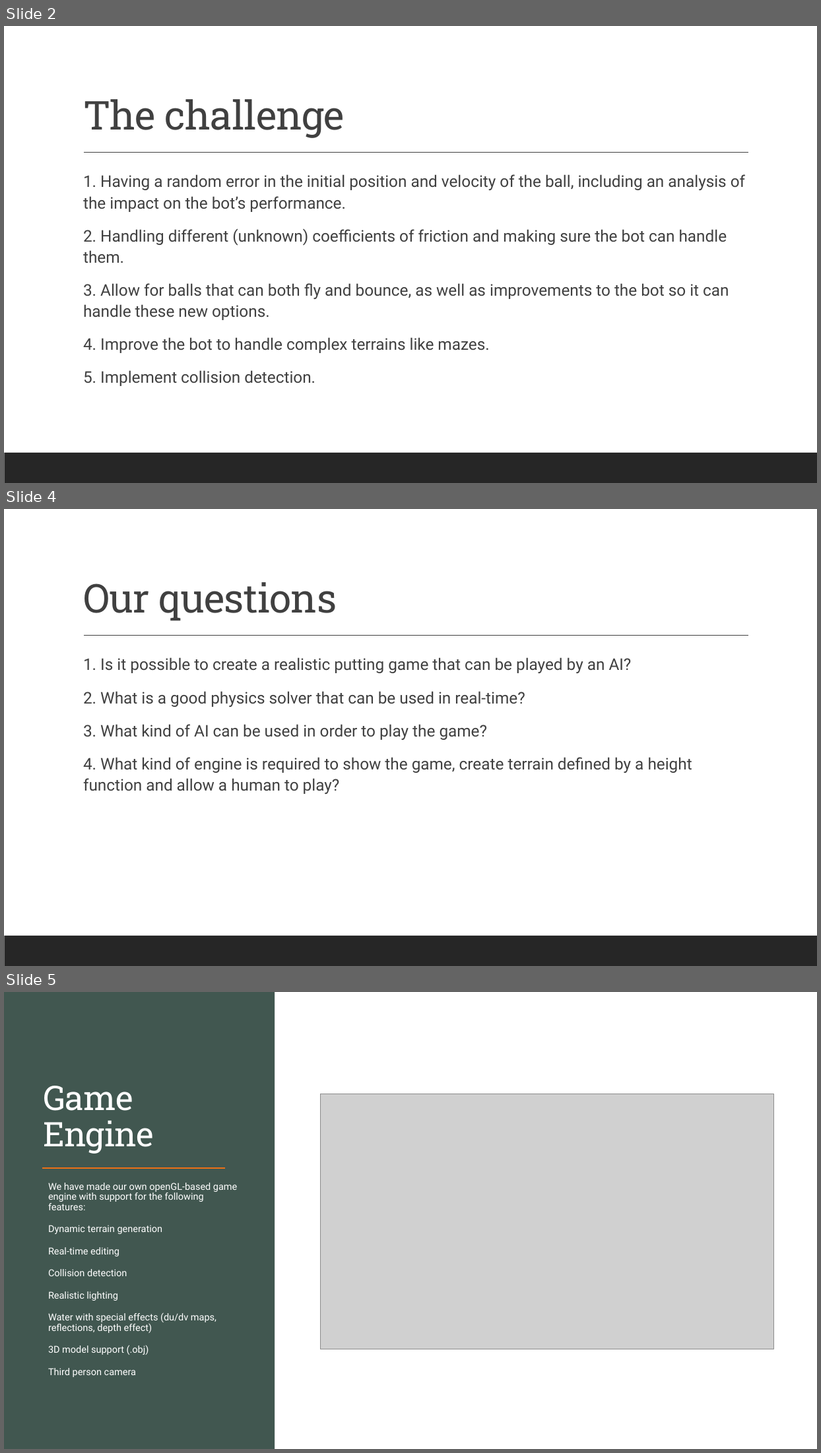
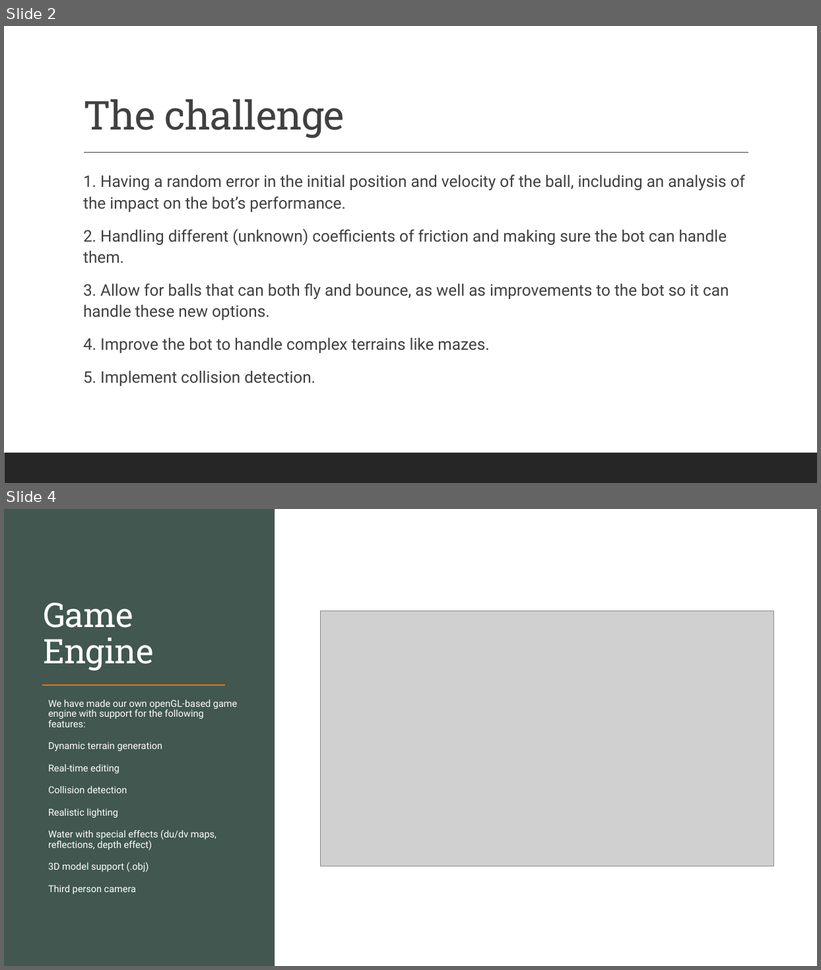
Before and after one commit to renesteeman/Project1-2_Group4, a slide deck: 04-PresentationThirdPhase.pptx. Shown one above the other, each under a label of ours: slides 2, 4 and 5 before the commit, slides 2 and 4 after it; the slides between them are not shown. The pictures are 821x1453 and 821x970 pixels, drawn with LibreOffice and Linux fonts; fonts in the diff are those of the drawing; grey boxes stand for pictures. Boxes give left, top, right and bottom in pixels: in the first picture for what was removed or moved away, otherwise in the second. Text is boxed around its words. In the diff, an @@ line names an element or a change of style, - is before the commit and + after.

```diff
--- a/04-PresentationThirdPhase.pptx
+++ b/04-PresentationThirdPhase.pptx
@@ slide 4 removed at (4,509,817,966), background #FFFFFF; not listed: 2 template elements that a slide beside it also shows @@
@@ title removed at (83,582,337,621) @@
-Our questions
@@ text removed at (83,657,692,794) @@
-  1. Is it possible to create a realistic putting game that can be played by an AI?
-  2. What is a good physics solver that can be used in real-time?
-  3. What kind of AI can be used in order to play the game?
-  4. What kind of engine is required to show the game, create terrain defined by a height function and allow a human to play?
@@ what was slide 5 is now slide 4 @@
```
Also in this commit, not shown: 1 slide changed, 1 other file.
